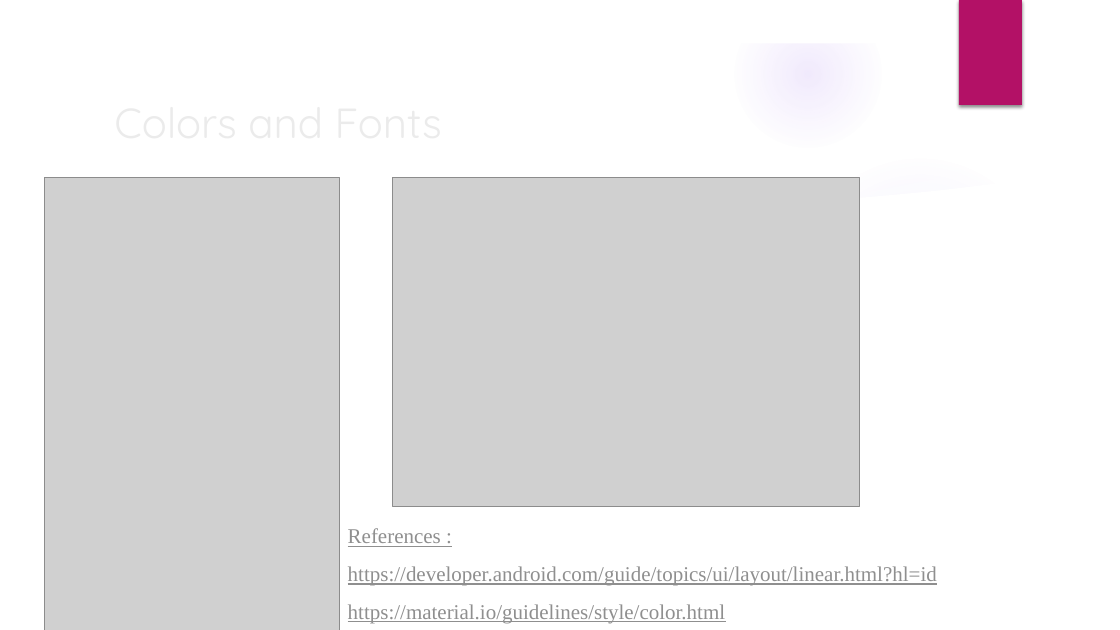
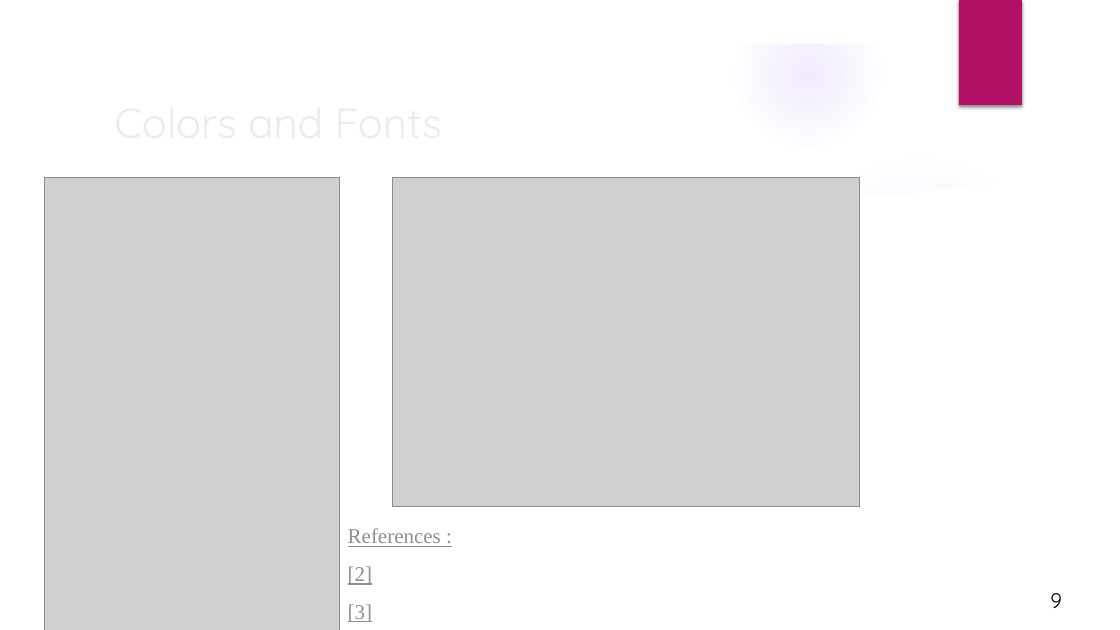
Before and after one commit to tyrand3/HCI-Budgeting, a slide deck: slide 11 of PPTHCiBudgeting.pptx (slide 6 before the commit). Drawn at 1120x630 pixels with LibreOffice and Linux fonts; fonts in the diff are those of the drawing; grey boxes stand for pictures; background and template pictures are left out. Boxes give left, top, right and bottom in pixels: in the first picture for what was removed or moved away, otherwise in the second. Text is boxed around its words. In the diff, an @@ line names an element or a change of style, - is before the commit and + after.

```diff
--- a/PPTHCiBudgeting.pptx
+++ b/PPTHCiBudgeting.pptx
@@ text at [348,566,372,622]: text changed @@
-https://developer.android.com/guide/topics/ui/layout/linear.html?hl=id
-https://material.io/guidelines/style/color.html
+[2]
+[3]
@@ text added at [1050,593,1062,608], 18 pt, text #000000 @@
+9
```
Also in this commit, not shown: 19 other slides changed, 14 slides added, 5 other files.
